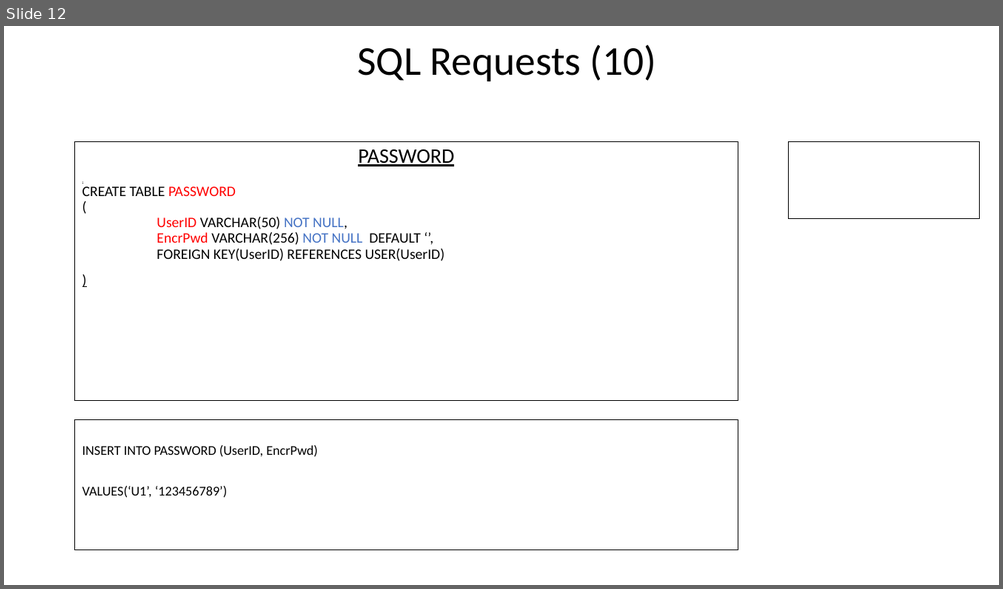
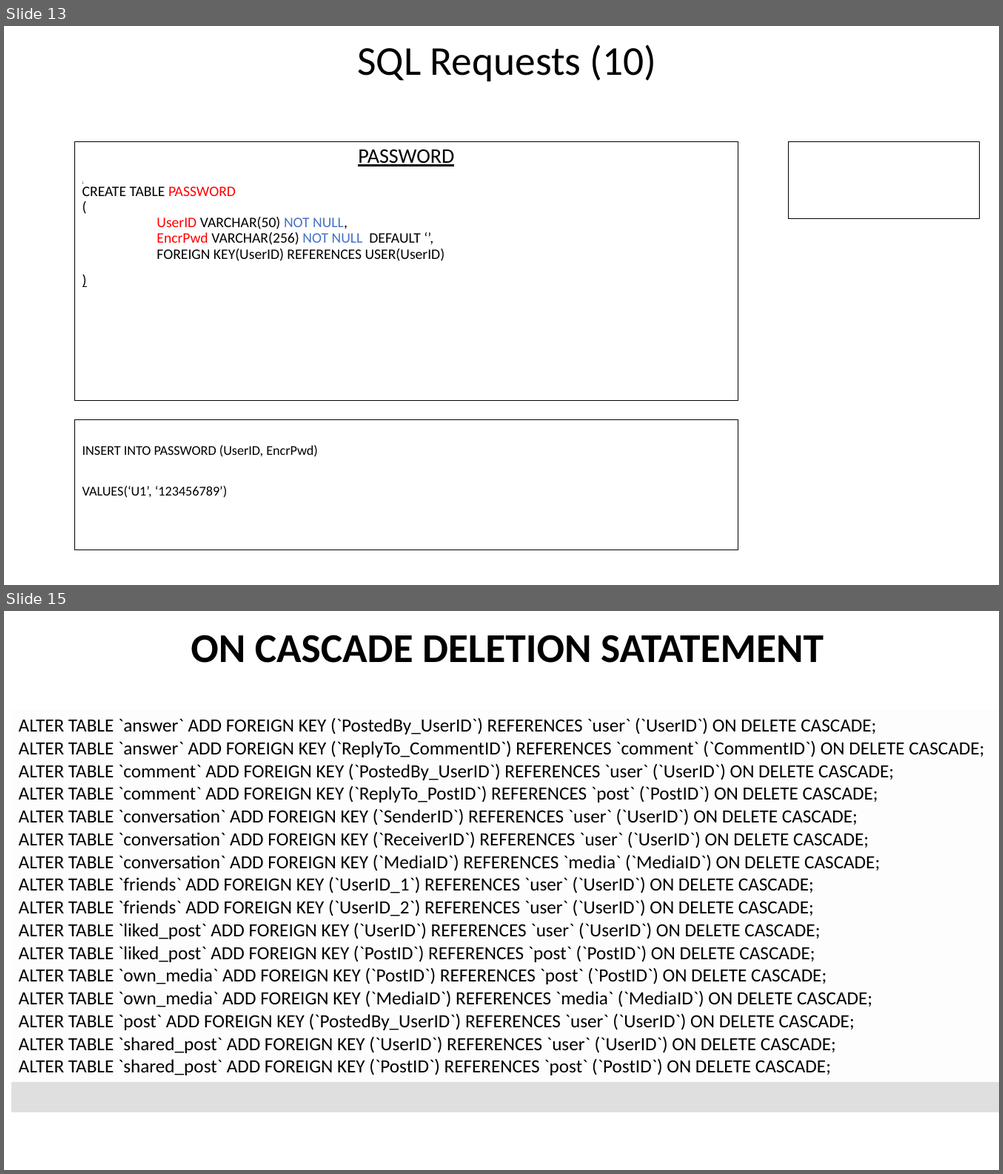
Before and after one commit to clementcst/Social_Network_GROWL, a slide deck: Documents/DOC_Database.pptx. Shown one above the other, each under a label of ours: slide 12 before the commit, slides 13 and 15 after it; the slides between them are not shown. The pictures are 1003x589 and 1003x1174 pixels, drawn with LibreOffice and Linux fonts; fonts in the diff are those of the drawing. Boxes give left, top, right and bottom in pixels: in the first picture for what was removed or moved away, otherwise in the second. Text is boxed around its words. In the diff, an @@ line names an element or a change of style, - is before the commit and + after.

```diff
--- a/Documents/DOC_Database.pptx
+++ b/Documents/DOC_Database.pptx
@@ slide 15 added at (4,611,999,1170), background #FFFFFF @@
@@ title added at (190,635,823,663), 39.6 pt, text #000000, bold @@
+ON CASCADE DELETION SATATEMENT
@@ table added at (11,710,999,1105), 2 rows, 1 columns @@
+ALTER TABLE `answer` ADD FOREIGN KEY (`PostedBy_UserID`) REFERENCES `user` (`UserID`) ON DELETE CASCADE; / ALTER TABLE `answer` ADD FOREIGN KEY (`ReplyTo_CommentID`) REFERENCES `comment` (`CommentID`) ON DELETE CASCADE; ALTER TABLE `comment` ADD FOREIGN KEY (`PostedBy_UserID`) REFERENCES `user` (`UserID`) ON DELETE CASCADE; / ALTER TABLE `comment` ADD FOREIGN KEY (`ReplyTo_PostID`) REFERENCES `post` (`PostID`) ON DELETE CASCADE; / ALTER TABLE `conversation` ADD FOREIGN KEY (`SenderID`) REFERENCES `user` (`UserID`) ON DELETE CASCADE; / ALTER TABLE `conversation` ADD FOREIGN KEY (`ReceiverID`) REFERENCES `user` (`UserID`) ON DELETE CASCADE; / ALTER TABLE `conversation` ADD FOREIGN KEY (`MediaID`) REFERENCES `media` (`MediaID`) ON DELETE CASCADE; / ALTER TABLE `friends` ADD FOREIGN KEY (`UserID_1`) REFERENCES `user` (`UserID`) ON DELETE CASCADE; / ALTER TABLE `friends` ADD FOREIGN KEY (`UserID_2`) REFERENCES `user` (`UserID`) ON DELETE CASCADE; / ALTER TABLE `liked_post` ADD FOREIGN KEY (`UserID`) REFERENCES `user` (`UserID`) ON DELETE CASCADE; / ALTER TABLE `liked_post` ADD FOREIGN KEY (`PostID`) REFERENCES `post` (`PostID`) ON DELETE CASCADE; / ALTER TABLE `own_media` ADD FOREIGN KEY (`PostID`) REFERENCES `post` (`PostID`) ON DELETE CASCADE; / ALTER TABLE `own_media` ADD FOREIGN KEY (`MediaID`) REFERENCES `media` (`MediaID`) ON DELETE CASCADE; / ALTER TABLE `post` ADD FOREIGN KEY (`PostedBy_UserID`) REFERENCES `user` (`UserID`) ON DELETE CASCADE; / ALTER TABLE `shared_post` ADD FOREIGN KEY (`UserID`) REFERENCES `user` (`UserID`) ON DELETE CASCADE; / ALTER TABLE `shared_post` ADD FOREIGN KEY (`PostID`) REFERENCES `post` (`PostID`) ON DELETE CASCADE;
+
@@ what was slide 12 is now slide 13 @@
```
Also in this commit, not shown: 2 other slides added.
